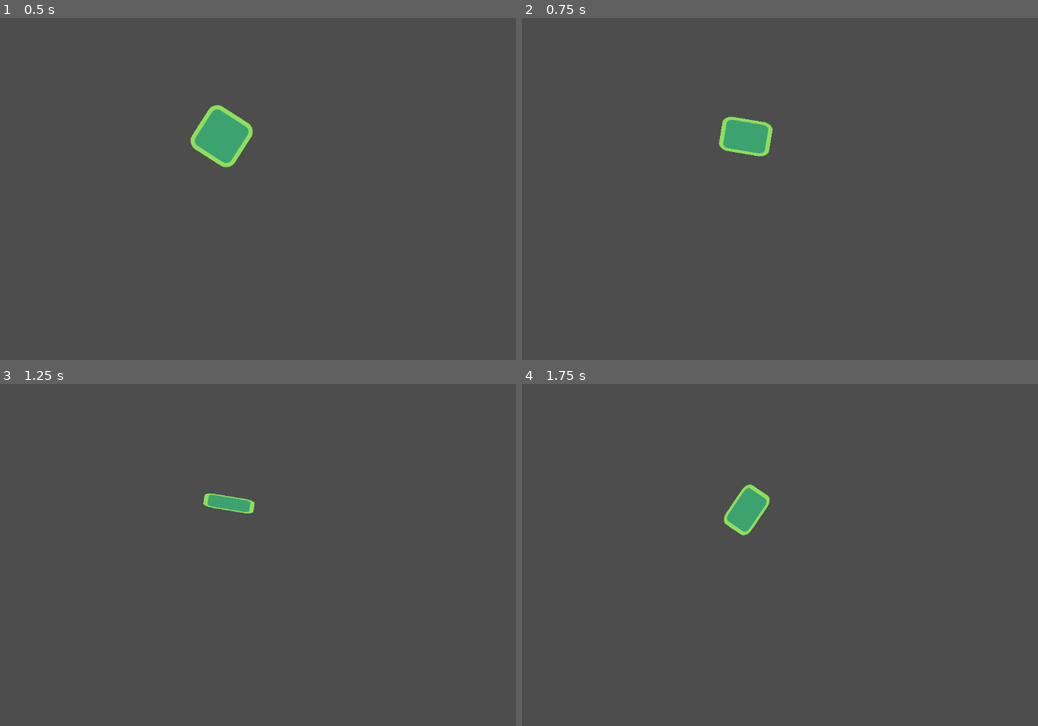
Above: before the commit, frames 1-4 (two rows, left to right).
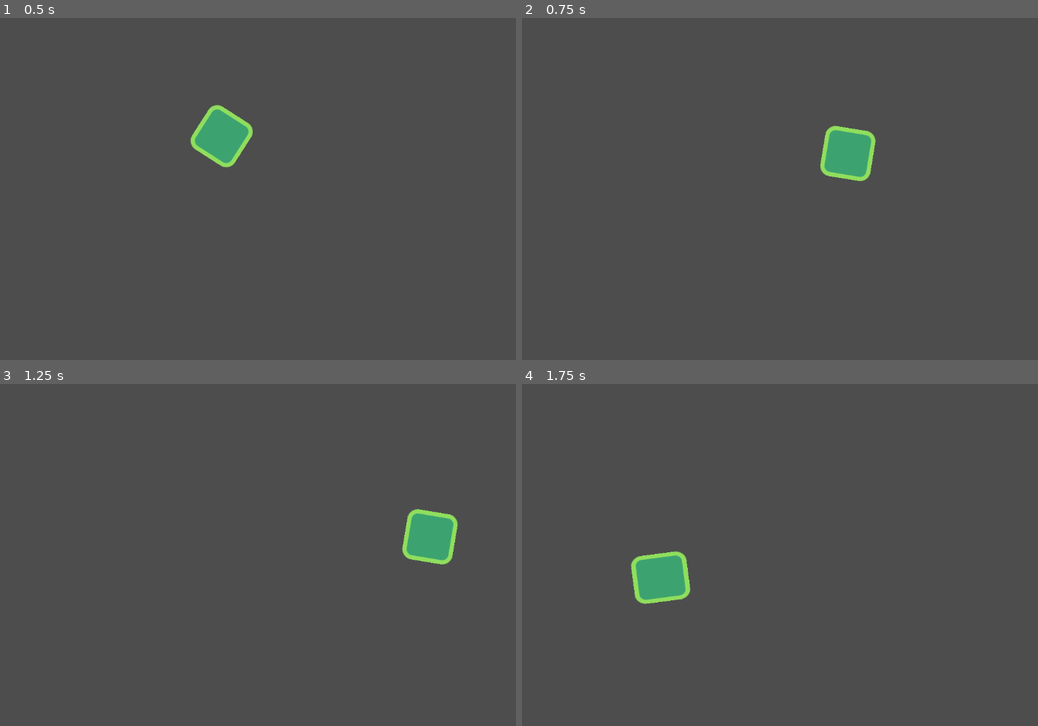
Above: after the commit, the same moments.

Repository: SpaceScore/main
Game: Godot game, scene res://scenes/player_test_scene.tscn
The game is run twice, just before and just after one commit, with the same random seed, the same clock (stepped at 60 frames per second) and the same inputs.
Inputs (mouse positions are in pixels of both pictures, inside the frame that each line leads up to):
- Up to frame 1 (0.5 s): no input
- Up to frame 2 (0.75 s): tap Enter (ui_accept) at 0.5 s; move the mouse to (960, 171) at 0.52 s; hold Right (ui_right) from 0.53 s (still down); hold Space (move) from 0.53 s (still down); click (960, 171) at 0.67 s
- Up to frame 3 (1.25 s): keep holding Right (ui_right); keep holding Space (move); tap Enter (ui_accept) at 0.77 s
- Up to frame 4 (1.75 s): keep holding Right (ui_right); move the mouse to (702, 572) at 1.27 s; release Space (move) at 1.28 s; tap Mouse wheel up (accelerate) at 1.35 s; click (702, 572) at 1.42 s; tap Enter (ui_accept) at 1.52 s; tap Space (move) at 1.55 s

Frame 1 is identical in both runs. In frame 2, 2.4% of the frame differs, in the area x 38-69%, y 28-48%; in frame 3, 1.8%; in frame 4, 2.3%.

Commit message:
basic player script

Diff:
--- a/scripts/player/player.gd
+++ b/scripts/player/player.gd
@@ -2,9 +2,10 @@
 class_name Player
 
 const FRICTION: float = 2
-const SPEED_FACTOR: float = 40
+const SPEED_FACTOR: float = 1
 
-@export var speed: float = 20
+@export var speed: float = 1
+@export var speed_scale: float = 1000
 
 var mouse_position: Vector2
 var direction: Vector2
@@ -20,10 +21,14 @@
 	look_at(mouse_position)
 	if Input.is_action_pressed("move") and position != mouse_position:
 		direction = (mouse_position - position).normalized()
-		velocity = direction * speed
-		scale = lerp(scale, Vector2(1/speed * 20, 1/speed), delta * FRICTION)
+		velocity = direction * speed * speed_scale
+		scale = lerp(scale, get_squash_scale(), delta * FRICTION)
 	else:
 		velocity = lerp(velocity, Vector2.ZERO, delta * FRICTION)
 		scale = lerp(scale, Vector2.ONE, delta * FRICTION)
 
 	move_and_slide()
+
+func get_squash_scale()->Vector2:
+	var ratio = speed/SPEED_FACTOR
+	return Vector2(ratio, 1/ratio)
